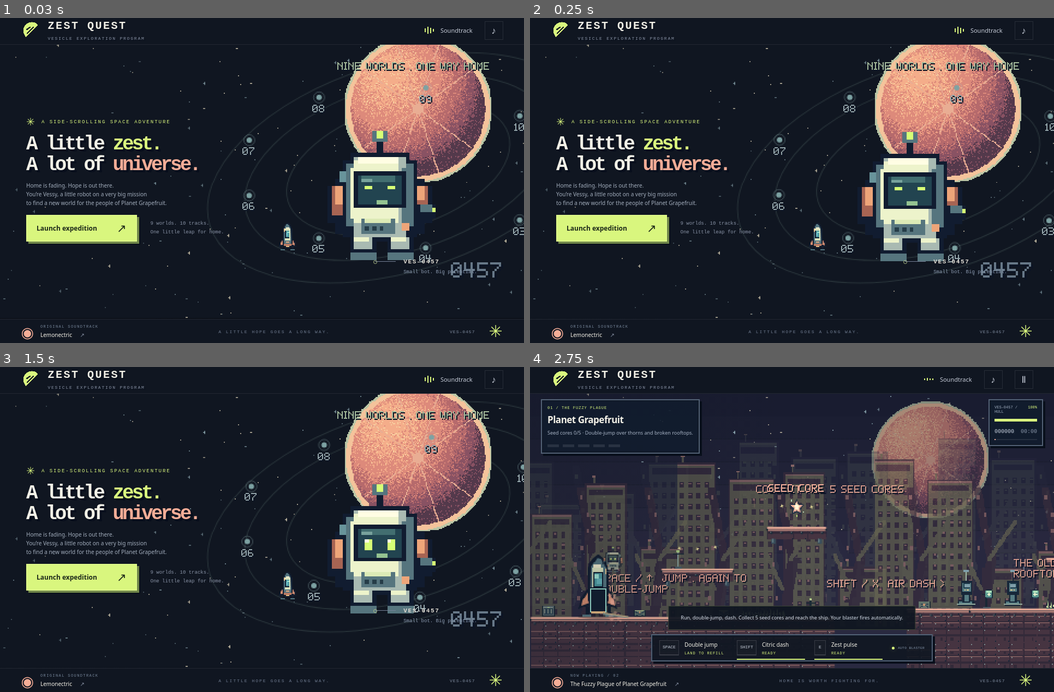
Above: before the commit, frames 1-4 (two rows, left to right).
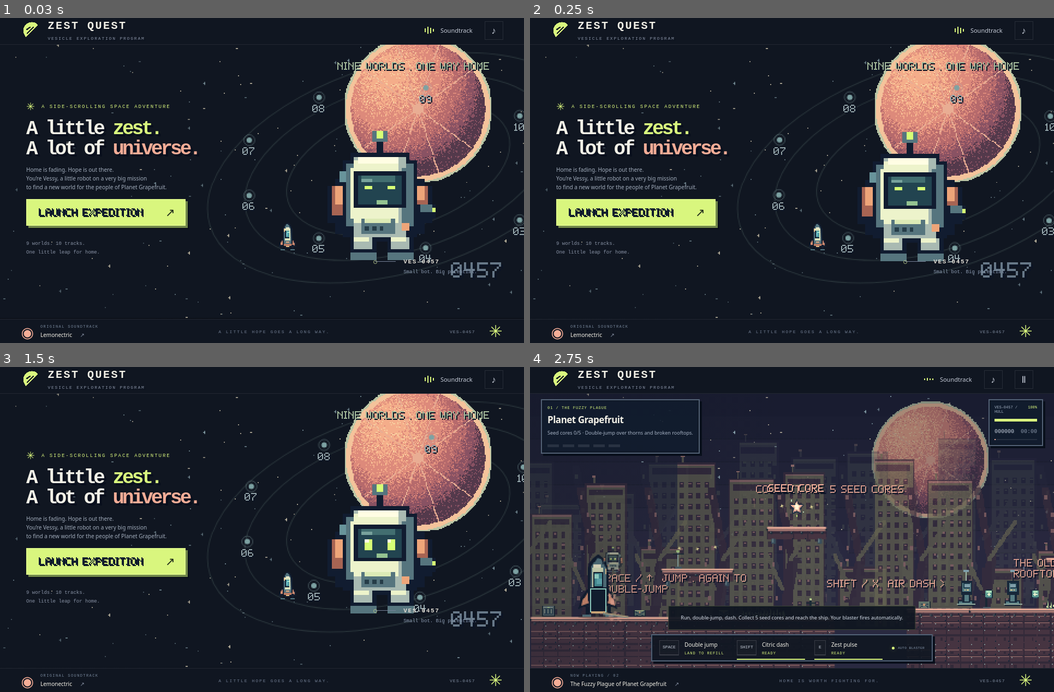
Above: after the commit, the same moments.

Repository: williamjacksn/zest-quest
Game: browser game, page index.html
The game is run twice, just before and just after one commit, with the same random seed, the same clock (stepped at 60 frames per second) and the same inputs.
Inputs (mouse positions are in pixels of both pictures, inside the frame that each line leads up to):
- Up to frame 1 (0.03 s): no input
- Up to frame 2 (0.25 s): no input
- Up to frame 3 (1.5 s): click (262, 529) at 0.27 s; hold Right from 1.03 s (still down); tap Space at 1.1 s
- Up to frame 4 (2.75 s): release Right at 1.53 s; hold Down 1.58-1.85 s; tap Space at 1.6, 2.1, 2.6 s; hold Left 1.9-2.47 s; click "Launch expedition ↗" (after the commit: "↗") at 2.02 s; hold Up from 2.52 s (still down)

The runs differ from the first frame. In frame 1, 5.5% of the frame differs, in the area x 5-43%, y 26-73%; in frame 2, 5.5%; in frame 3, 5.5%; in frame 4, nothing differs.

Commit message:
Style home page launch label and enlarge mission briefing

Diff:
--- a/index.html
+++ b/index.html
@@ -94,8 +94,11 @@
               to find a new world for the people of Planet Grapefruit.
             </p>
             <div class="launch-row">
-              <button id="launch-button" class="primary-button">
-                Launch expedition <span>↗</span></button
+              <button id="launch-button" class="primary-button" aria-label="Launch expedition">
+                <canvas id="launch-button-label" width="200" height="20" aria-hidden="true"
+                  >Launch expedition</canvas
+                >
+                <span aria-hidden="true">↗</span></button
               ><span class="run-length">9 worlds. 10 tracks.<br />One little leap for home.</span>
             </div>
             <div class="title-controls">
--- a/src/game.js
+++ b/src/game.js
@@ -24,6 +24,13 @@
   }
 };
 const renderer = new Renderer($('game-canvas'));
+new PixelArt($('launch-button-label').getContext('2d'), renderer.art.make).label(
+  'LAUNCH EXPEDITION',
+  100,
+  16,
+  '#142335',
+  14,
+);
 new PixelArt($('skip-landing-label').getContext('2d'), renderer.art.make).label(
   'SKIP INTRO',
   58,
--- a/styles.css
+++ b/styles.css
@@ -346,9 +346,15 @@
 }
 .launch-row {
   display: flex;
+  flex-wrap: wrap;
   align-items: center;
   gap: 25px;
   margin-top: 32px;
+}
+#launch-button-label {
+  width: 200px;
+  height: 20px;
+  image-rendering: pixelated;
 }
 .primary-button {
   display: flex;
@@ -431,7 +437,7 @@
   color: #68758c;
 }
 .title-bottom .text-button {
-  font-size: 10px;
+  font-size: 16px;
   flex-shrink: 0;
 }
 .bot-caption {
@@ -1210,6 +1216,10 @@
     padding: 17px 20px;
     gap: 24px;
   }
+  #launch-button {
+    padding-inline: 12px;
+    gap: 12px;
+  }
   .run-length {
     font-size: 7px;
   }
@@ -1241,7 +1251,7 @@
     letter-spacing: 0.7px;
   }
   .title-bottom .text-button {
-    font-size: 8px;
+    font-size: 13px;
   }
   .footer {
     height: 65px;
